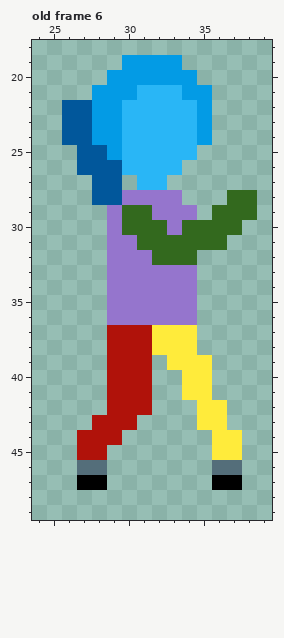
Pixel-art file, stored at The Fallen Guardian/Assets/Art/Characters/Player/_Sword/Player_Sword_Attack_Right.aseprite. The first picture shows the starting point.
64x64 pixels, 8 frames. Pixels under 10% opacity are left out. Shown: old frame 6: x 24..39, y 18..49. The commit also changed other frames, which this record leaves out.
And afterwards:
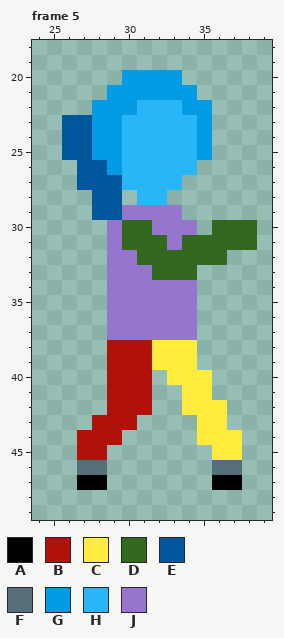
Palette (. is transparent): A #000000  B #b0120a  C #ffeb3b  D #33691e  E #01579b  F #546e7a  G #039be5  H #29b6f6  J #9575cd
A new or re-ordered frame is compared with the old frame closest to it.
Changes in this commit:
layer "FX" opacity 16% -> 8%
frames re-ordered
Frame 5 against old frame 6:
Colour C is added in row 39 at x 32; in row 40 at x 33; in row 42 at x 34; in row 44 at x 35.
Colour D is added in row 30 at x 38; in row 31 at x 37 to 38; in row 32 at x 35 to 36.
Colour D replaces colour J in row 31 at x 30; in row 32 at x 31; in row 33 at x 32 to 34.
Colour E is added in row 25 at x 26; in row 27 at x 27; in row 29 at x 28.
Colour E replaces colour J in row 29 at x 29.
Colour G is added in row 25 at x 35.
Colour G replaces colour E in row 25 at x 28; in row 26 at x 29.
Colour G replaces colour H in row 21 at x 31 to 33; in row 22 at x 30 and 34.
Colour H is added in row 26 at x 34; in row 27 at x 30 and 33.
Colour H replaces colour J in row 28 at x 31 to 32.
Colour J replaces colour B in row 37 at x 29 to 31.
Colour J replaces colour C in row 37 at x 32 to 34.
Colour J replaces colour D in row 29 at x 30 to 31; in row 30 at x 32 and 34; in row 31 at x 33.
Colour C is removed in row 39 at x 35.
Colour D is removed in row 28 at x 37 to 38; in row 29 at x 36 to 38; in row 30 at x 35.
Colour E is removed in row 22 at x 26 to 27.
Colour G is removed in row 19 at x 30 to 33; in row 20 at x 29 and 34; in row 21 at x 28 and 35.
Colour J is removed in row 28 at x 30 and 33; in row 29 at x 34.
Where, in picture pixels (left, top, right, bottom), the same in both pictures:
changed: (62, 55, 257, 445)
